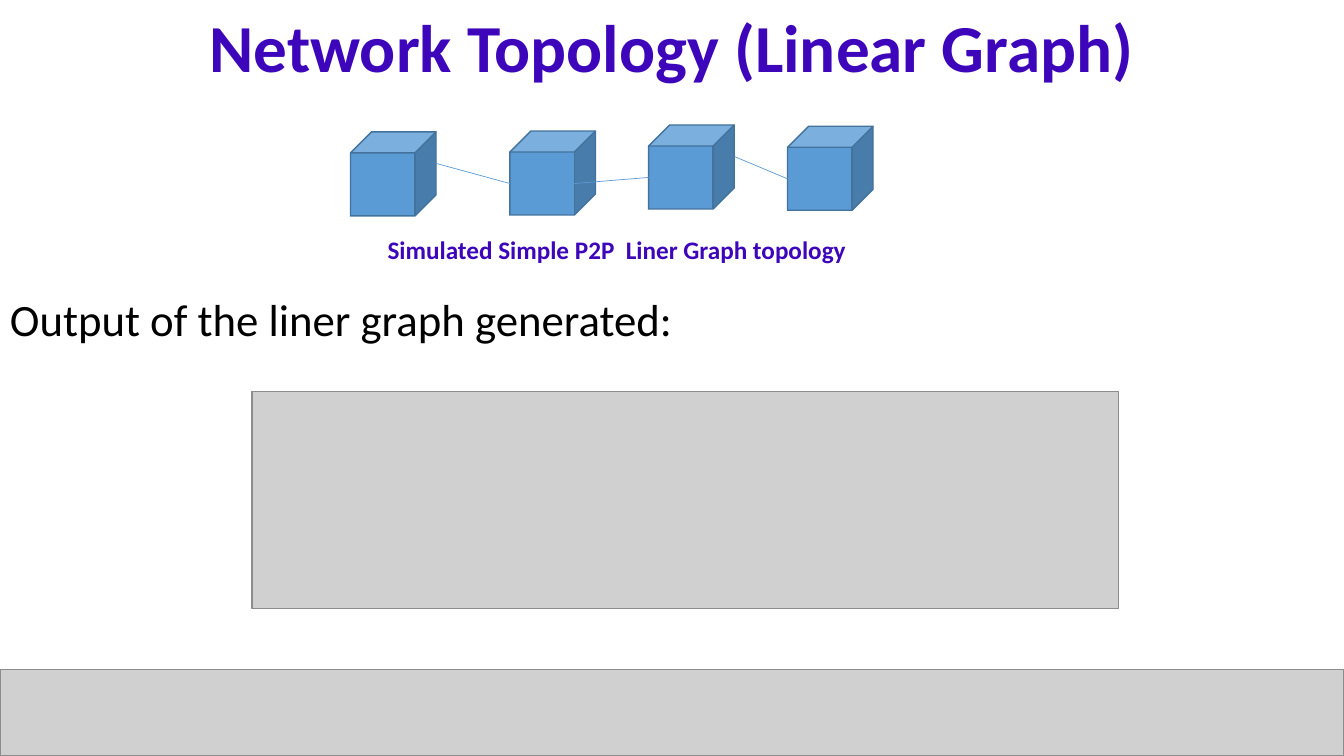
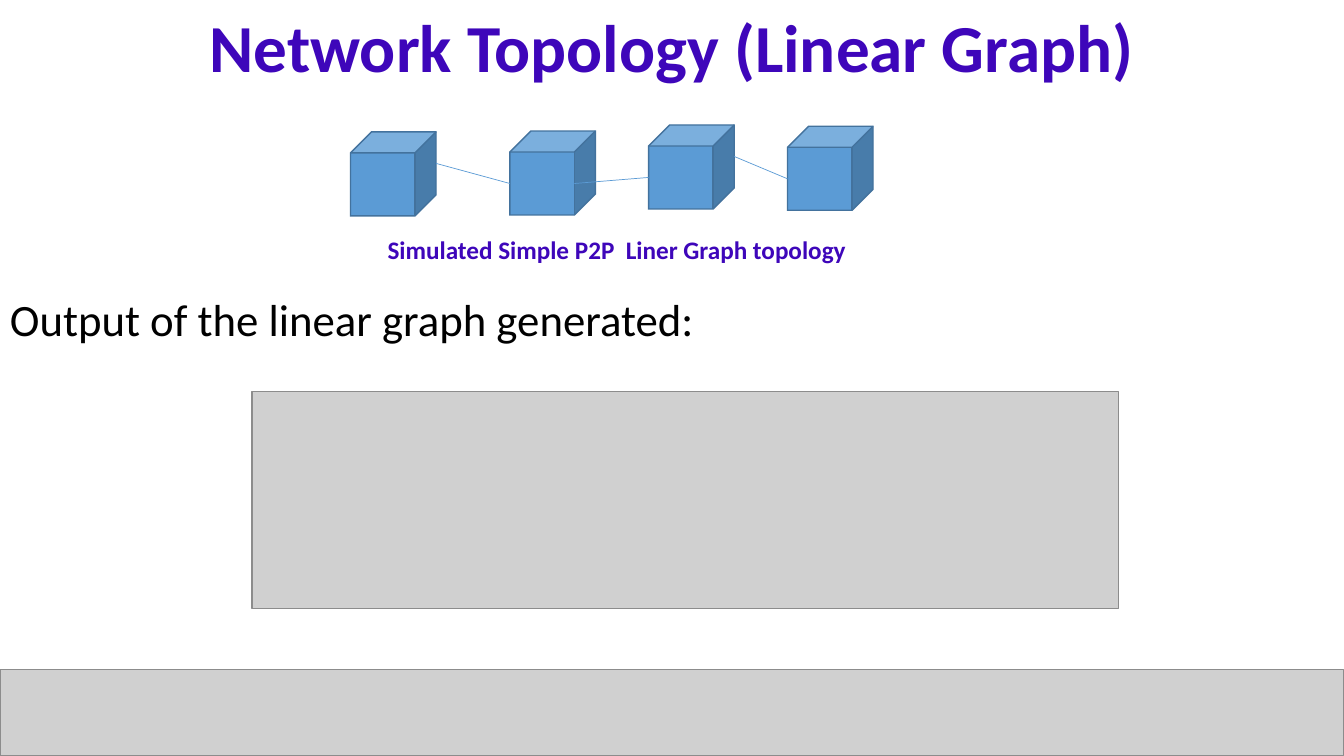
Before and after one commit to naveentiragati/bcs, a slide deck: slide 8 of EXCRED.pptx (slide 6 before the commit). Drawn at 1344x756 pixels with LibreOffice and Linux fonts; fonts in the diff are those of the drawing; grey boxes stand for pictures. Boxes give left, top, right and bottom in pixels: in the first picture for what was removed or moved away, otherwise in the second. Text is boxed around its words. In the diff, an @@ line names an element or a change of style, - is before the commit and + after.

```diff
--- a/EXCRED.pptx
+++ b/EXCRED.pptx
@@ text at bbox=[10, 305, 693, 344]: text changed @@
-Output of the liner graph generated:
+Output of the linear graph generated:
```
Also in this commit, not shown: 4 other slides changed, 5 slides added, 2 slides removed, 1 other file.
